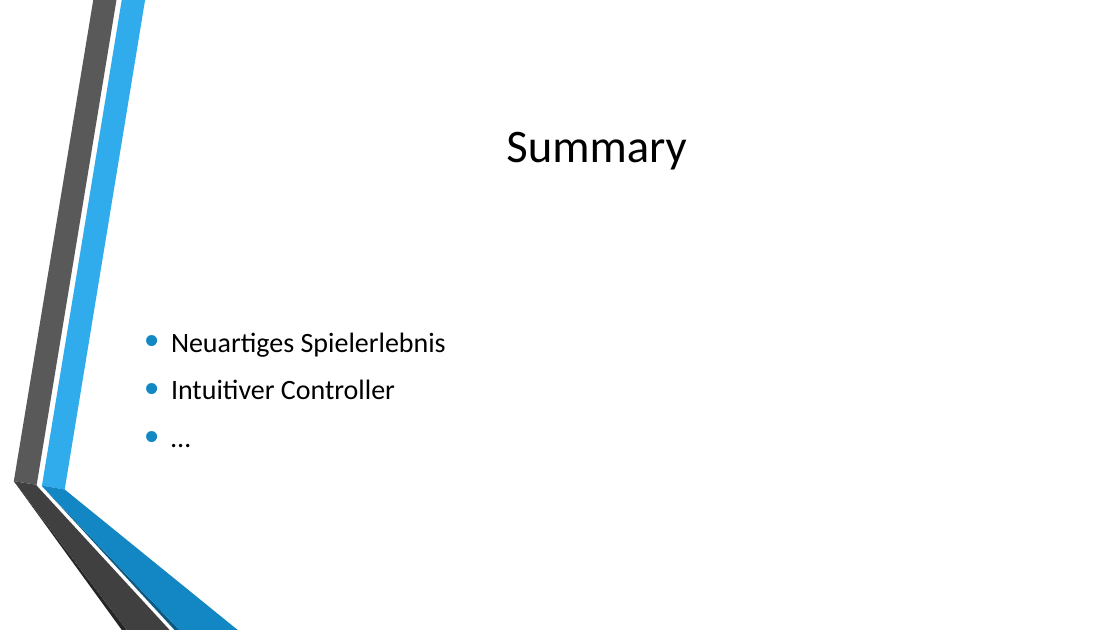
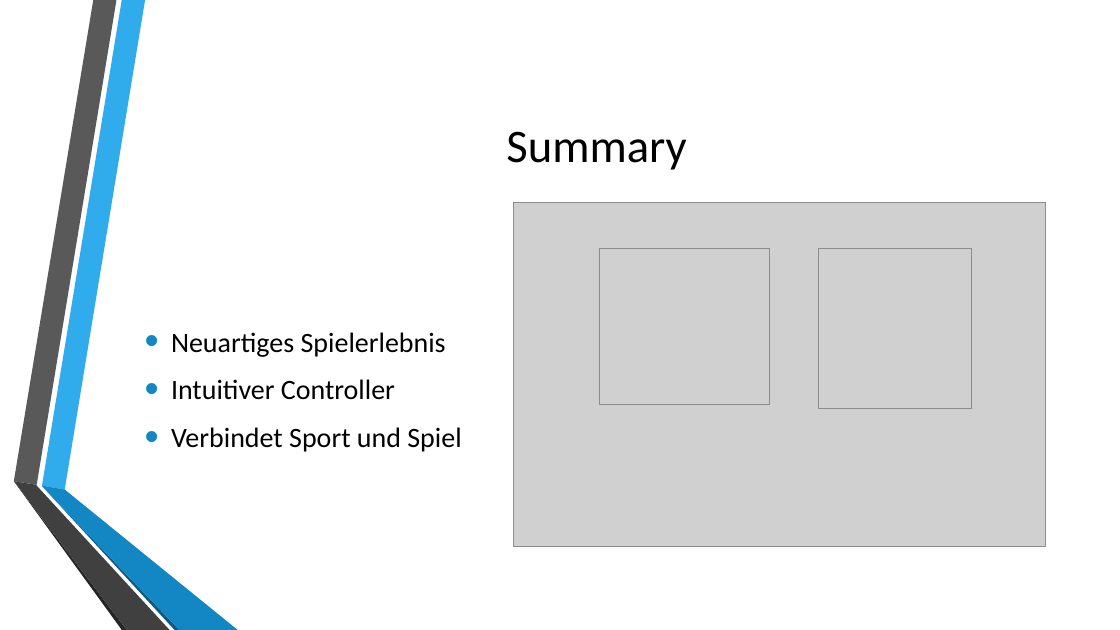
Before and after one commit to SweetyGott/HCIMonster, a slide deck: slide 10 of Projekt/presentation.pptx. Drawn at 1120x630 pixels with LibreOffice and Linux fonts; fonts in the diff are those of the drawing; grey boxes stand for pictures; background and template pictures are left out. Boxes give left, top, right and bottom in pixels: in the first picture for what was removed or moved away, otherwise in the second. Text is boxed around its words. In the diff, an @@ line names an element or a change of style, - is before the commit and + after.

```diff
--- a/Projekt/presentation.pptx
+++ b/Projekt/presentation.pptx
@@ picture added at (514, 202, 1046, 546) @@
@@ picture added at (600, 249, 770, 405) @@
@@ picture added at (818, 249, 971, 408) @@
@@ text at (171, 427, 461, 452): text changed @@
-• …
+• Verbindet Sport und Spiel
```
Also in this commit, not shown: 4 other slides changed.
